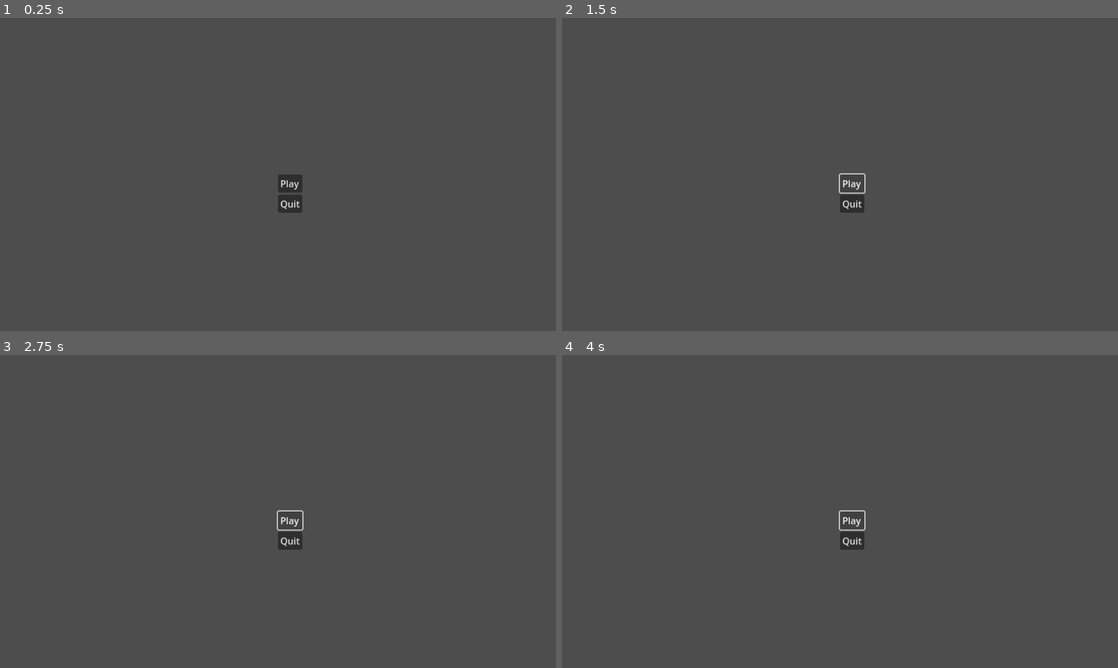
Above: before the commit, frames 1-4 (two rows, left to right).
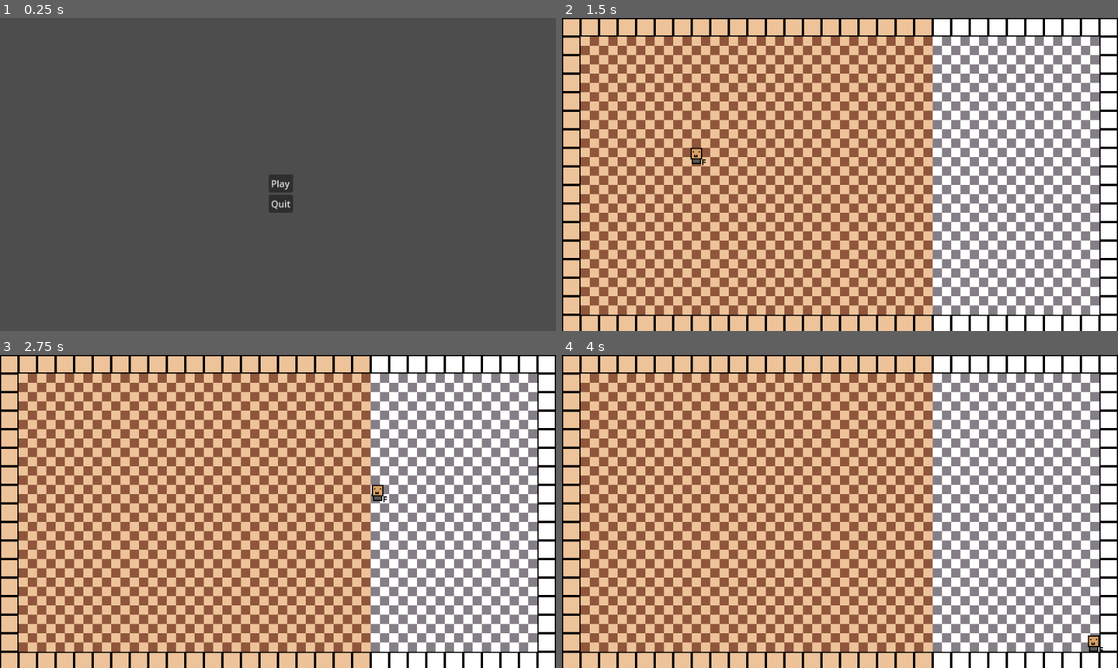
Above: after the commit, the same moments.

Repository: SYJEE1/Batchoyan
Game: Godot game, scene res://Environment/menu.tscn
The game is run twice, just before and just after one commit, with the same random seed, the same clock (stepped at 60 frames per second) and the same inputs. This scene is started directly instead of the project's main scene.
Inputs (mouse positions are in pixels of both pictures, inside the frame that each line leads up to):
- Up to frame 1 (0.25 s): no input
- Up to frame 2 (1.5 s): click "Play" at 0.5 s; click (851, 183) at 1.25 s, where only the run before the commit has a clickable "Play"
- Up to frame 3 (2.75 s): tap Enter at 2 s; hold D (right) from 2.03 s (still down)
- Up to frame 4 (4 s): release D (right) at 2.78 s; hold S (down) 2.78-3.53 s; tap Space at 3.5 s; hold D (right) from 3.53 s (still down)

The runs differ from the first frame. In frame 1, 0.4% of the frame differs, in the area x 48-55%, y 50-63%; in frame 2, 100%, in the area x 0-100%, y 0-100%; in frame 3, 100%; in frame 4, 100%.
Error before the commit: Invalid call. Nonexistent function 'changed_scene_to_file' in base 'SceneTree'. (res://menu.gd:6)

Commit message:
fixed play button menu

Diff:
--- a/Environment/menu.tscn
+++ b/Environment/menu.tscn
@@ -9,6 +9,7 @@
 anchor_top = 0.5
 anchor_right = 0.5
 anchor_bottom = 0.5
+offset_left = -16.0
 grow_horizontal = 2
 grow_vertical = 2
 script = ExtResource("1_wilem")
@@ -23,10 +24,12 @@
 
 [node name="Play" type="Button" parent="MarginContainer/VBoxContainer"]
 layout_mode = 2
+size_flags_vertical = 0
 text = "Play"
 
 [node name="Quit" type="Button" parent="MarginContainer/VBoxContainer"]
 layout_mode = 2
+size_flags_vertical = 0
 text = "Quit"
 
 [connection signal="pressed" from="MarginContainer/VBoxContainer/Play" to="." method="_on_play_pressed"]
--- a/menu.gd
+++ b/menu.gd
@@ -3,7 +3,7 @@
 
 
 func _on_play_pressed():
-	get_tree().changed_scene_to_file("res://Environment/main_scene.tscn")
+	get_tree().change_scene_to_file("res://Environment/main_scene.tscn")
 
 
 func _on_option_pressed():
